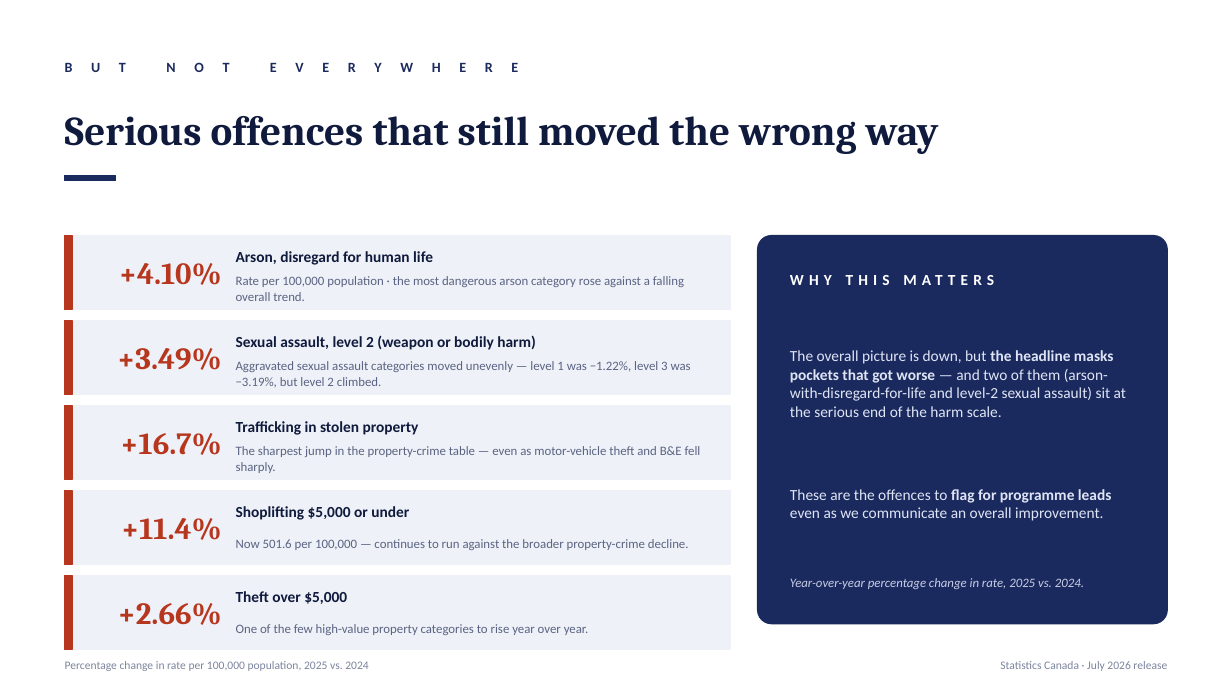
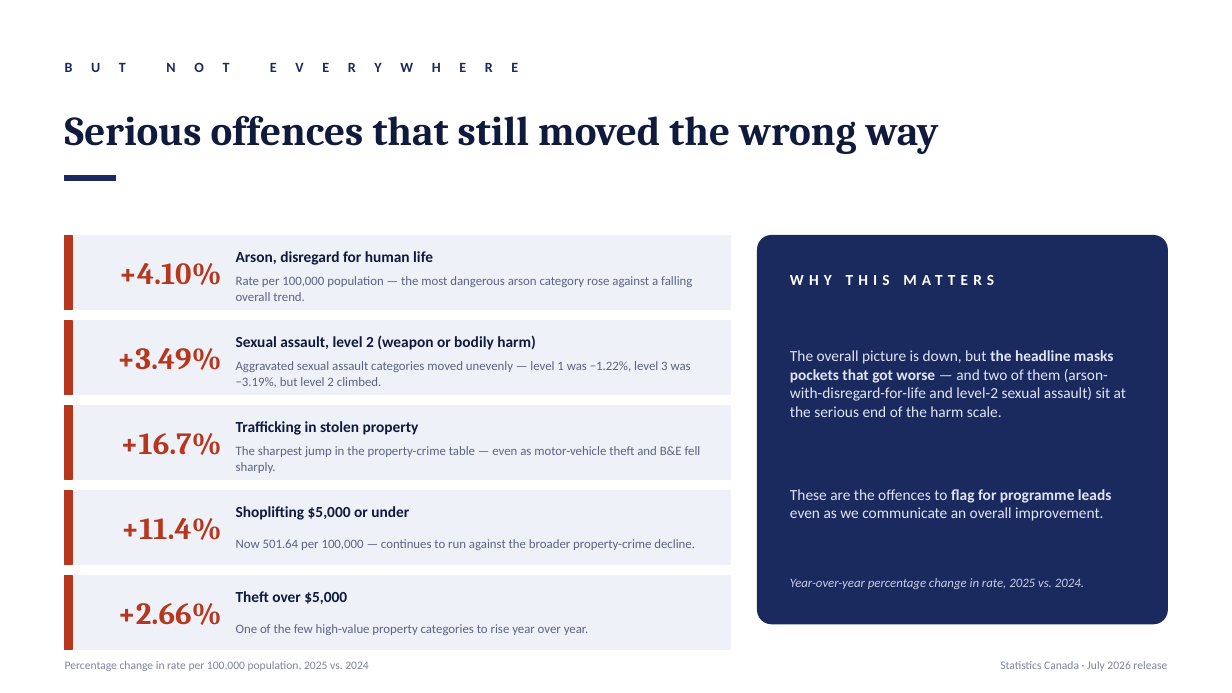
Before and after one commit to tonHS/Canadian-Crime-Statistics-2025, a slide deck: slide 5 of Canadian_Crime_2025_Exec_Brief.pptx. Drawn at 1232x693 pixels with LibreOffice and Linux fonts; fonts in the diff are those of the drawing. Boxes give left, top, right and bottom in pixels: in the first picture for what was removed or moved away, otherwise in the second. Text is boxed around its words. In the diff, an @@ line names an element or a change of style, - is before the commit and + after.

```diff
--- a/Canadian_Crime_2025_Exec_Brief.pptx
+++ b/Canadian_Crime_2025_Exec_Brief.pptx
@@ text at (236, 276, 692, 301): text changed @@
-Rate per 100,000 population · the most dangerous arson category rose against a falling overall trend.
+Rate per 100,000 population — the most dangerous arson category rose against a falling overall trend.
@@ text at (236, 539, 695, 550): text changed @@
-Now 501.6 per 100,000 — continues to run against the broader property-crime decline.
+Now 501.64 per 100,000 — continues to run against the broader property-crime decline.
```
Also in this commit, not shown: 6 other slides changed, 1 other file.
